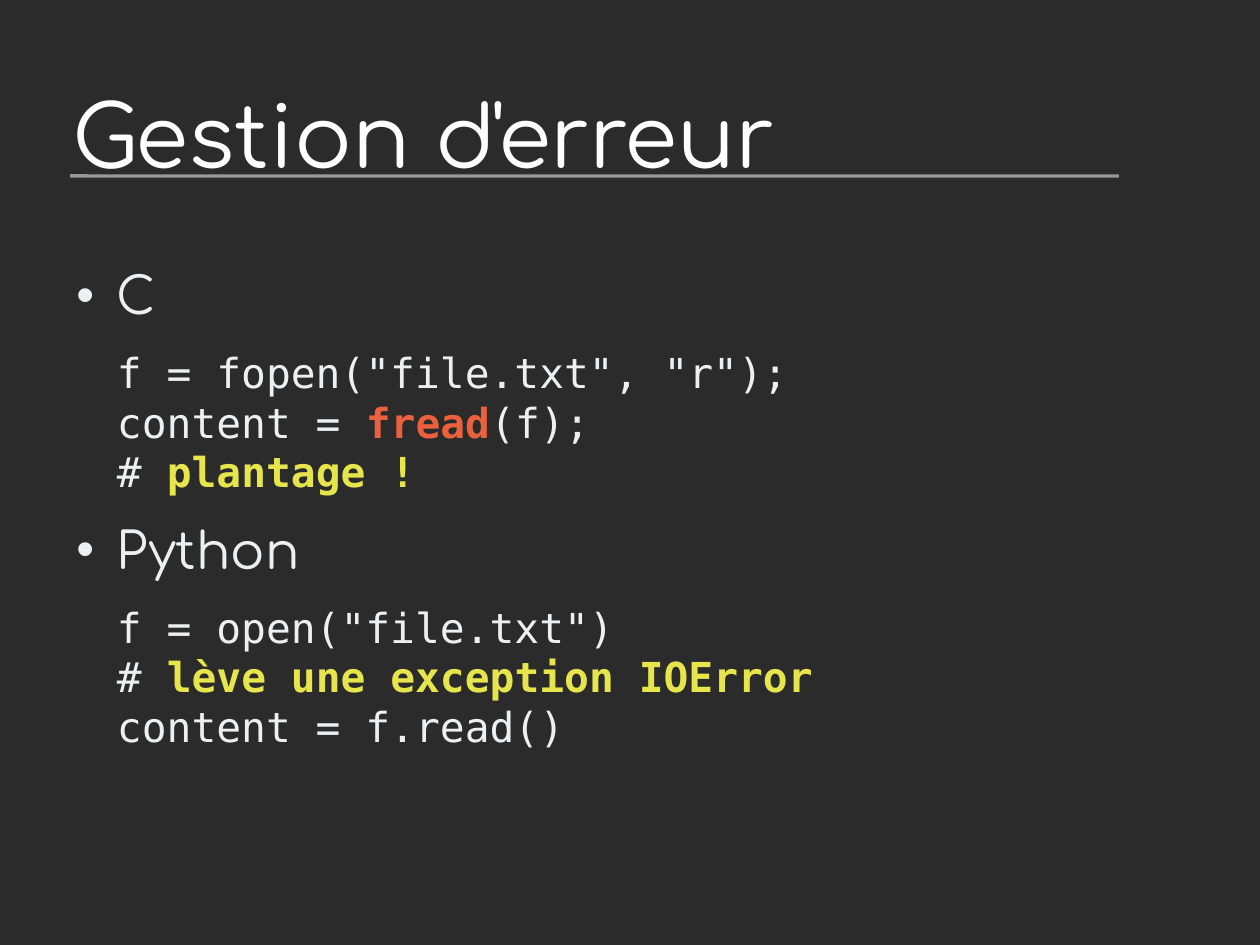
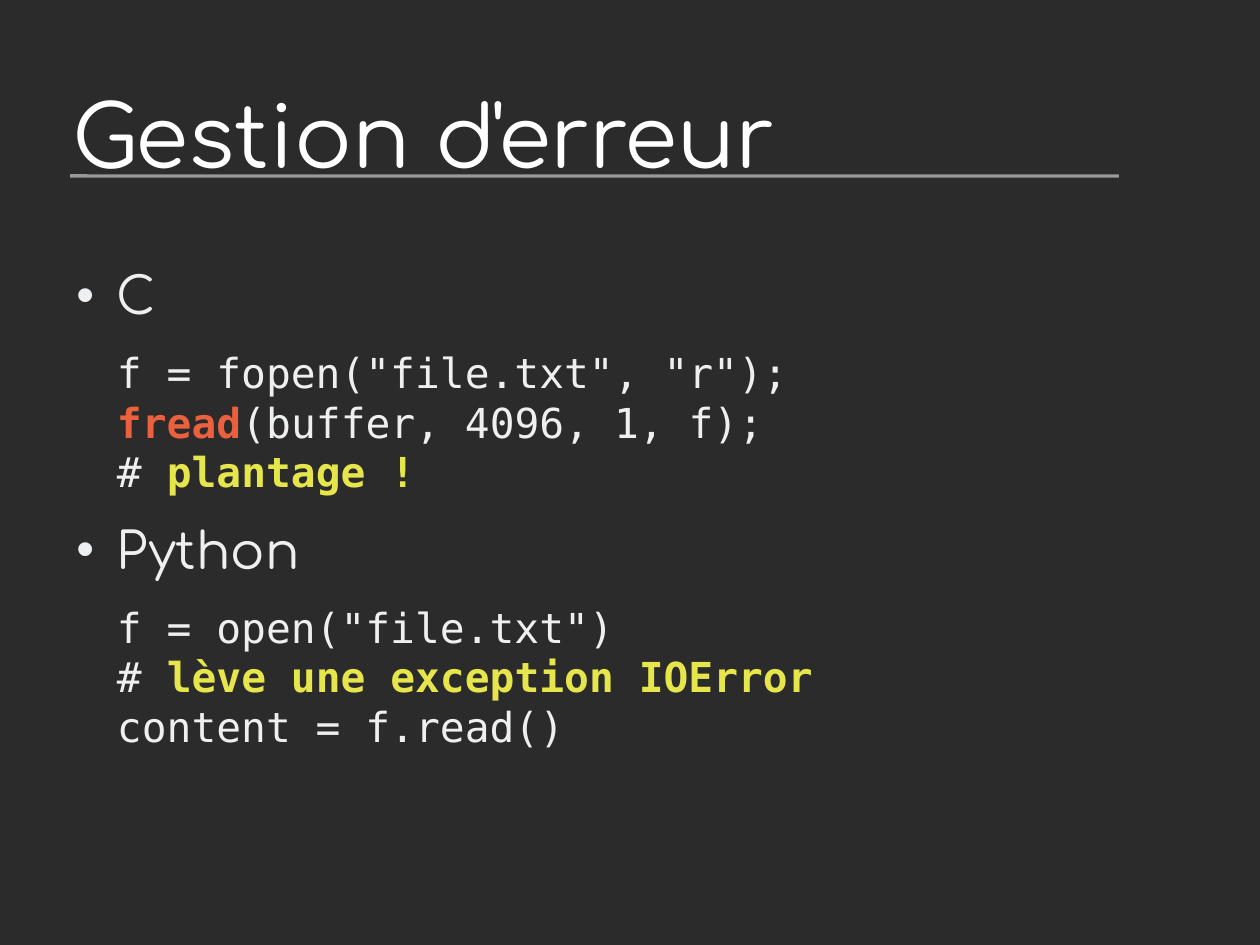
Before and after one commit to vstinner/talks, a slide deck: slide 25 of 2011-PyconFR-Rennes/langage/langage_homogene.odp (slide 24 before the commit). Drawn at 1260x945 pixels with LibreOffice and Linux fonts; fonts in the diff are those of the drawing; background and template pictures are left out; a plain dark background stands for a picture behind light text. Boxes give left, top, right and bottom in pixels: in the first picture for what was removed or moved away, otherwise in the second. Text is boxed around its words. In the diff, an @@ line names an element or a change of style, - is before the commit and + after.

```diff
--- a/2011-PyconFR-Rennes/langage/langage_homogene.odp
+++ b/2011-PyconFR-Rennes/langage/langage_homogene.odp
@@ text at (x1=117, y1=356, x2=788, y2=496): text changed @@
-f = fopen("file.txt", "r");
-content = fread(f);
-# plantage !
+f = fopen("file.txt", "r");
+fread(buffer, 4096, 1, f);
+# plantage !
```
Also in this commit, not shown: 6 other slides changed, 1 slide added, 3 other files.
